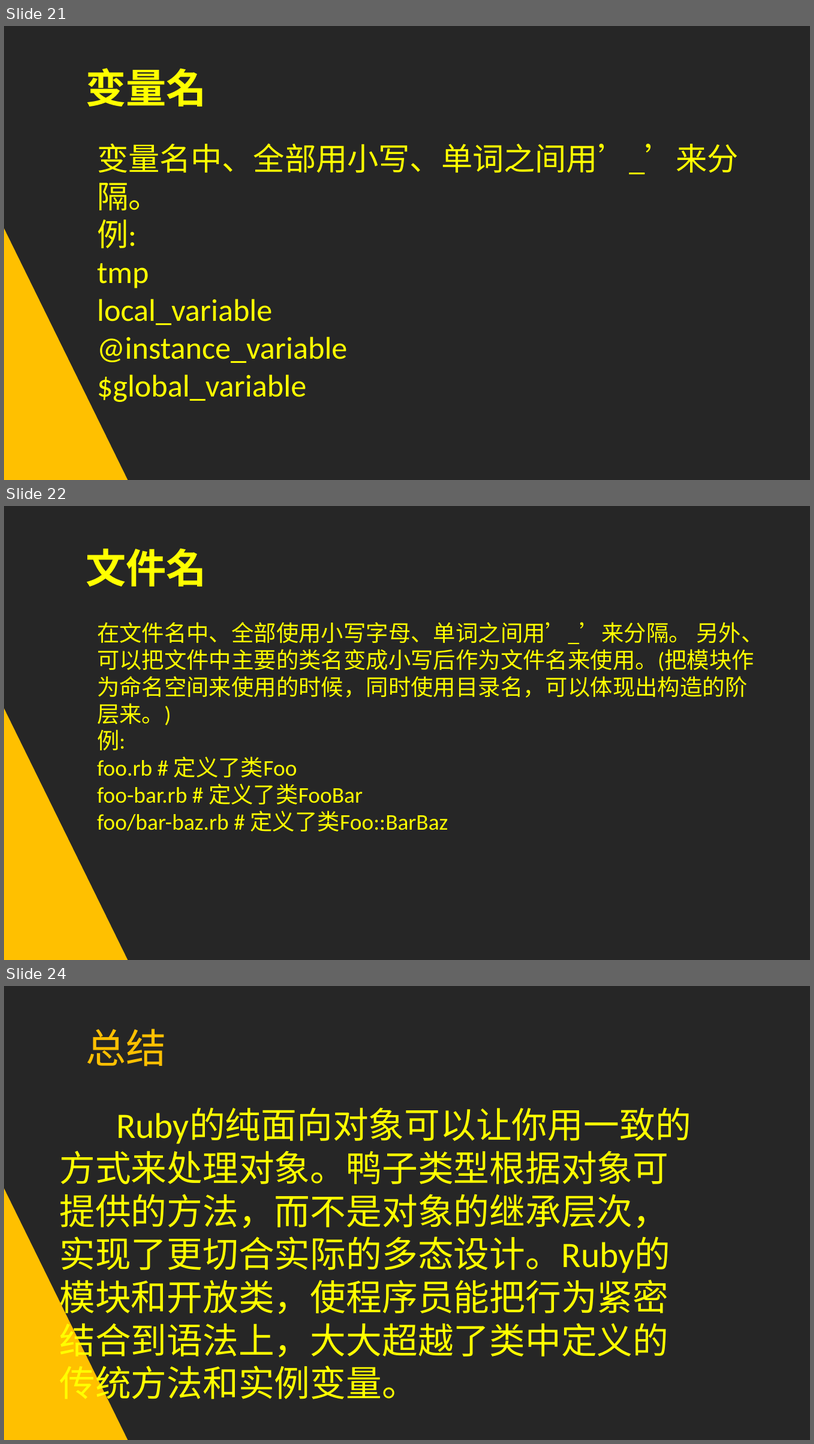
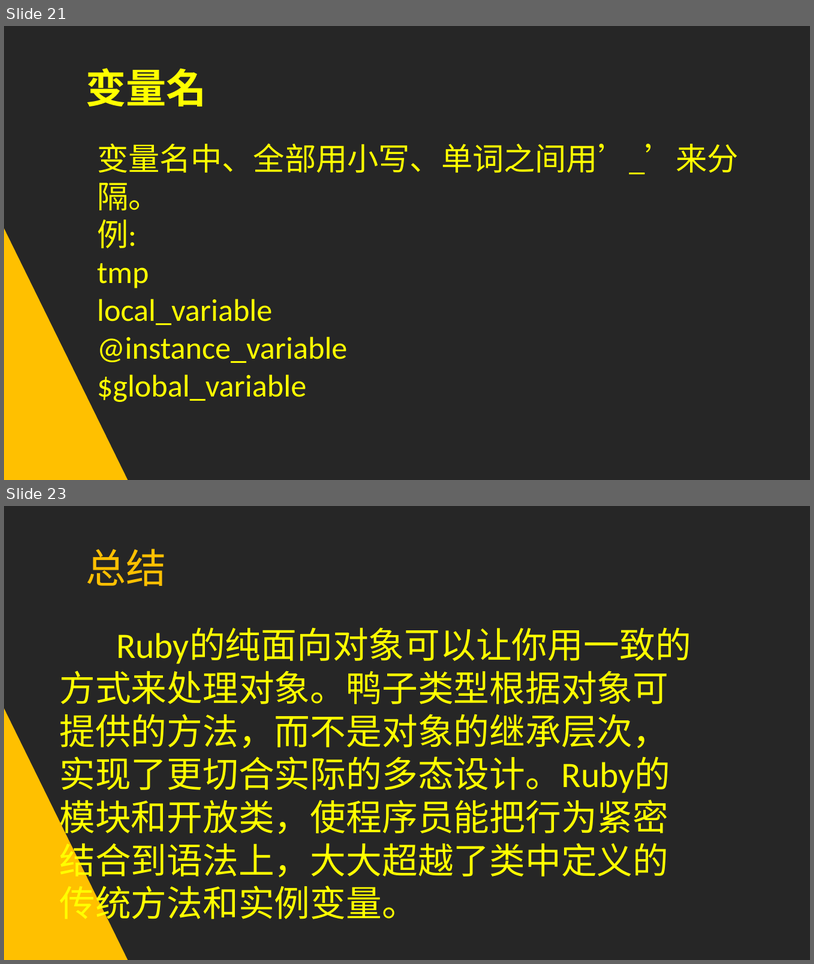
Before and after one commit to ZanebonoAlter/xp, a slide deck: RUBY编程规约PPT.pptx. Shown one above the other, each under a label of ours: slides 21, 22 and 24 before the commit, slides 21 and 23 after it; the slides between them are not shown. The pictures are 814x1444 and 814x964 pixels, drawn with LibreOffice and Linux fonts; fonts in the diff are those of the drawing. Boxes give left, top, right and bottom in pixels: in the first picture for what was removed or moved away, otherwise in the second. Text is boxed around its words. In the diff, an @@ line names an element or a change of style, - is before the commit and + after.

```diff
--- a/RUBY编程规约PPT.pptx
+++ b/RUBY编程规约PPT.pptx
@@ slide 22 removed at [4, 506, 810, 960], background #262626 @@
@@ text removed at [86, 548, 207, 586] @@
-文件名
@@ text removed at [97, 622, 764, 831] @@
-在文件名中、全部使用小写字母、单词之间用’_’来分隔。 另外、可以把文件中主要的类名变成小写后作为文件名来使用。(把模块作为命名空间来使用的时候，同时使用目录名，可以体现出构造的阶层来。)
-例:
-foo.rb # 定义了类Foo
-foo-bar.rb # 定义了类FooBar
-foo/bar-baz.rb # 定义了类Foo::BarBaz
@@ triangle removed at [4, 708, 128, 960] @@
@@ what was slide 24 is now slide 23 @@
```
Also in this commit, not shown: 2 slides changed, 1 other file.
